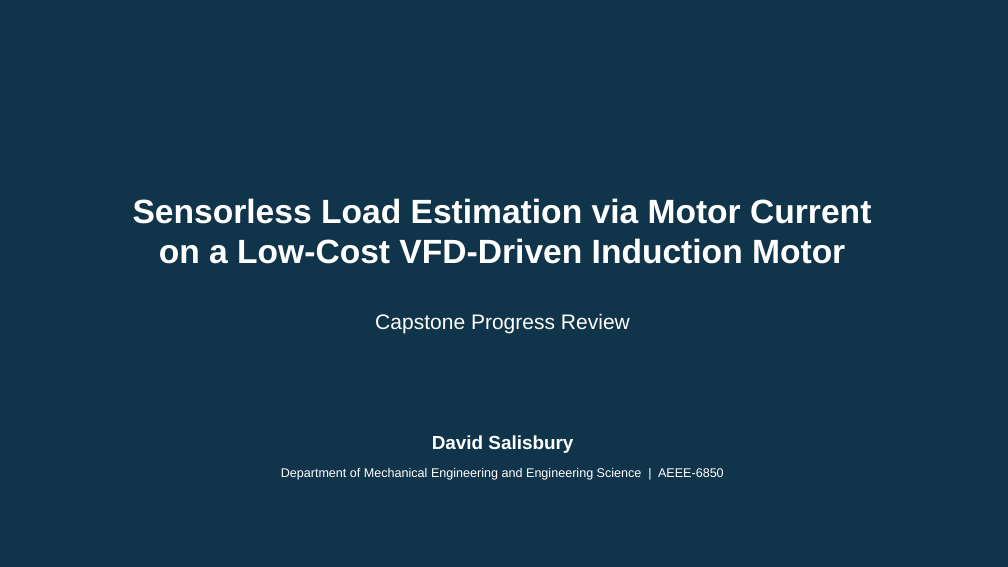
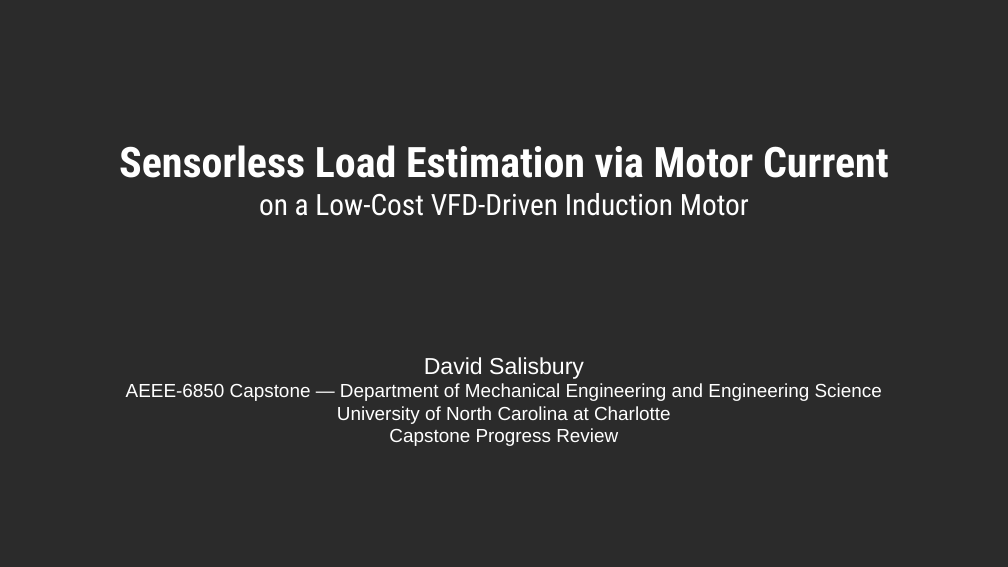
Before and after one commit to David-4529/Capstone, a slide deck: slide 1 of docs/paper/Sensorless_Load_Estimation_Deck_Rev17.pptx. Drawn at 1008x567 pixels with LibreOffice and Linux fonts; fonts in the diff are those of the drawing; background and template pictures are left out; a plain dark background stands for a picture behind light text. Boxes give left, top, right and bottom in pixels: in the first picture for what was removed or moved away, otherwise in the second. Text is boxed around its words. In the diff, an @@ line names an element or a change of style, - is before the commit and + after.

```diff
--- a/docs/paper/Sensorless_Load_Estimation_Deck_Rev17.pptx
+++ b/docs/paper/Sensorless_Load_Estimation_Deck_Rev17.pptx
@@ rectangle removed at box(0, 0, 1008, 567) @@
@@ text "Sensorless Load Estimation via Motor ...": place and size @@
-text "Sensorless Load Estimation via Motor ..." at box(133, 198, 871, 264)
+text "Sensorless Load Estimation via Motor ..." at box(119, 145, 889, 216)
@@ text "Sensorless Load Estimation via Motor ..." at box(119, 145, 889, 216): size 32 to 40 pt in "Sensorless Load Estimation via Motor Current"; font Arial to Roboto Condensed; size 32 to 28 pt, bold off in "on a Low-Cost VFD-Driven Induction Motor"; line spacing 38pt to 1; vertical alignment middle to top @@
@@ text removed at box(375, 313, 630, 334) @@
-Capstone Progress Review
@@ text "David Salisbury" at box(126, 357, 882, 446): vertical alignment middle to top @@
@@ text at box(126, 357, 882, 446): text changed; size 12 to 18 pt @@
-Department of Mechanical Engineering and Engineering Science | AEEE-6850
+David Salisbury
+AEEE-6850 Capstone — Department of Mechanical Engineering and Engineering Science
+University of North Carolina at Charlotte
+Capstone Progress Review
@@ text removed at box(432, 435, 573, 453) @@
-David Salisbury
```
Also in this commit, not shown: 36 other slides changed.
